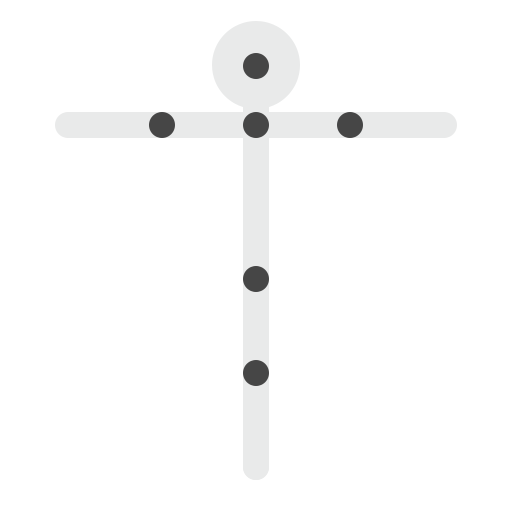
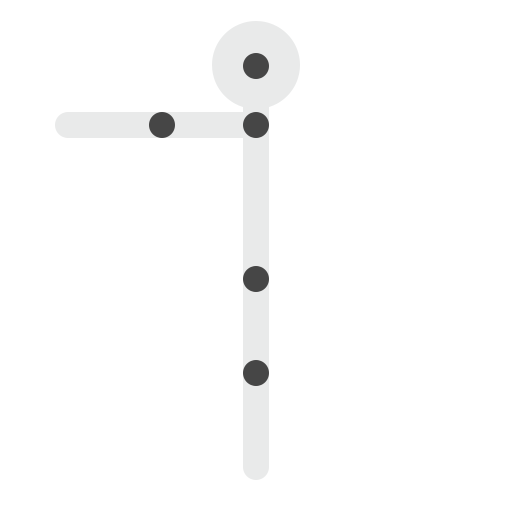
Layered file, before and after one edit (512px x 512px). Changes by layer:
removed group "rightArm" (3 layers) over left=269, top=112, right=457, bottom=138
removed layer "Ellipse 1" (5th of 7, in "rightArm") from group "rightArm" over left=337, top=112, right=363, bottom=138
removed layer "upperArm.R" from group "rightArm" over left=269, top=112, right=363, bottom=138
removed layer "lowerArm.R" from group "rightArm" over left=337, top=112, right=457, bottom=138
removed group "rightLeg" (3 layers) over left=243, top=469, right=269, bottom=480
removed layer "lowerLeg.R" from group "rightLeg" over left=243, top=469, right=269, bottom=480
